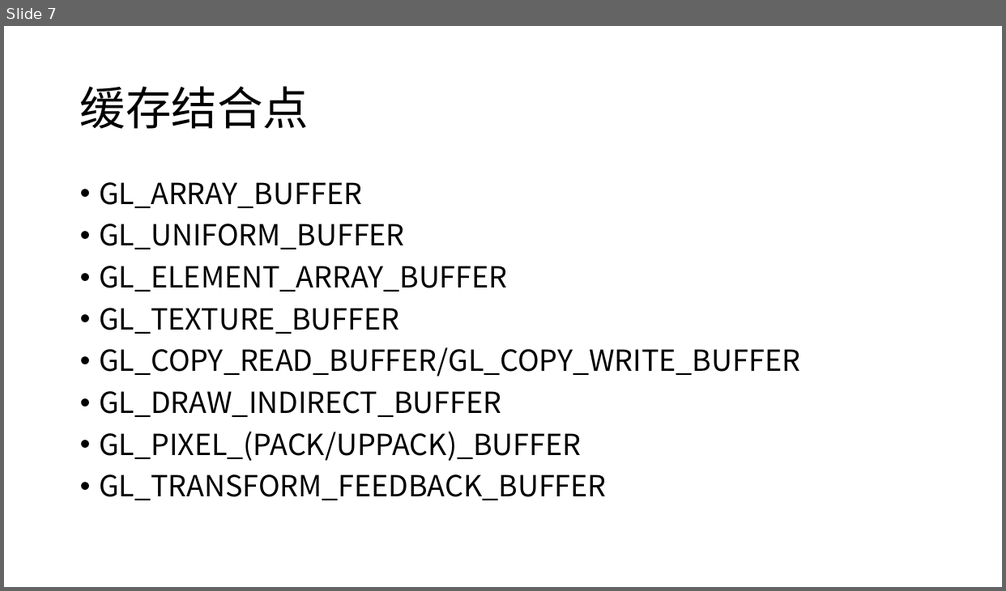
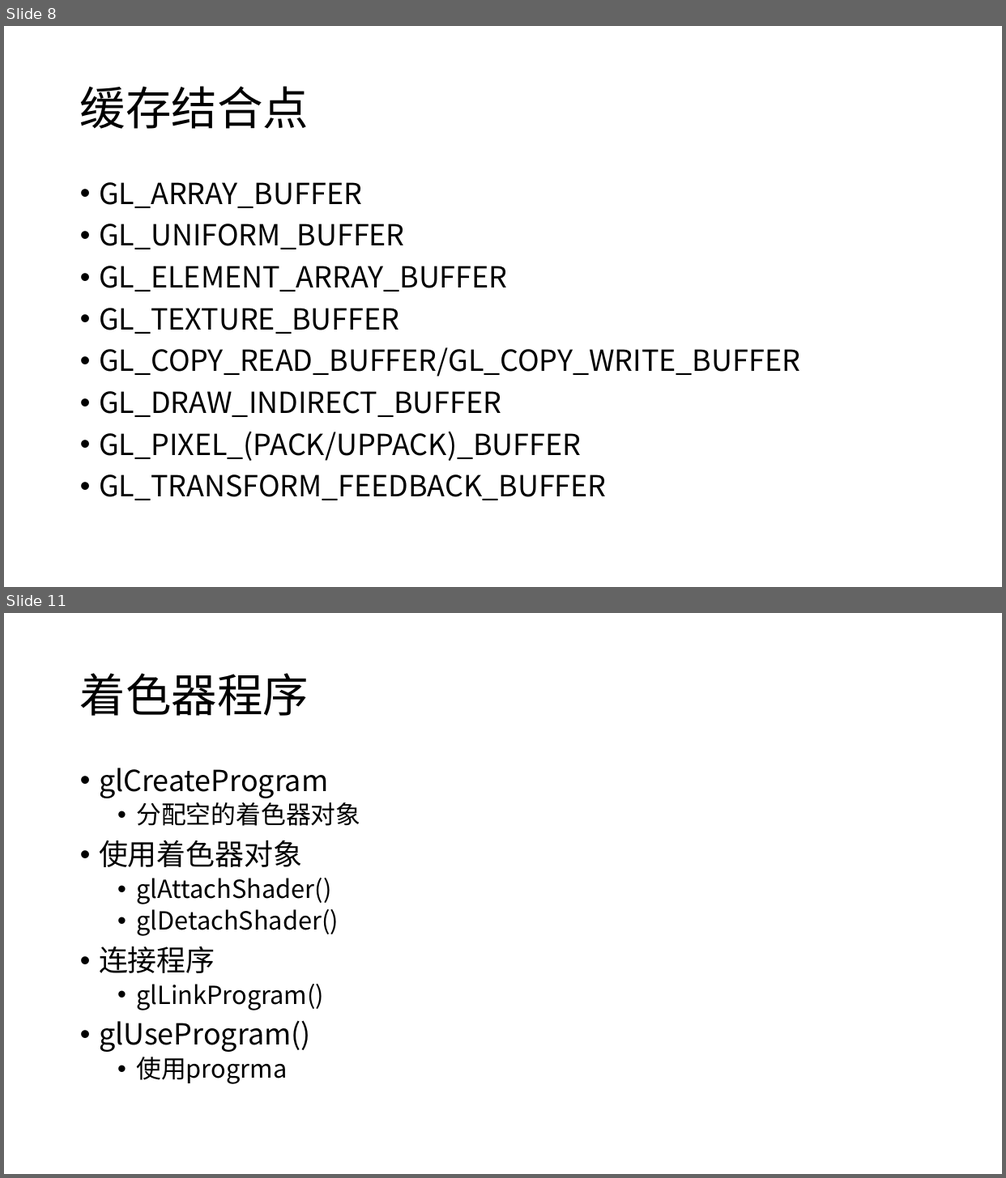
Before and after one commit to h8d9123/CSGamePhysicalEngine, a slide deck: doc/opengl.pptx. Shown one above the other, each under a label of ours: slide 7 before the commit, slides 8 and 11 after it; the slides between them are not shown. The pictures are 1006x591 and 1006x1178 pixels, drawn with LibreOffice and Linux fonts; fonts in the diff are those of the drawing. Boxes give left, top, right and bottom in pixels: in the first picture for what was removed or moved away, otherwise in the second. Text is boxed around its words. In the diff, an @@ line names an element or a change of style, - is before the commit and + after.

```diff
--- a/doc/opengl.pptx
+++ b/doc/opengl.pptx
@@ slide 11 added at box(4, 613, 1002, 1174), background #FFFFFF @@
@@ title added at box(80, 673, 309, 716), 44 pt, text #000000 @@
+着色器程序
@@ text added at box(99, 768, 360, 1084), 24 pt, text #000000 @@
+• glCreateProgram
+  • 分配空的着色器对象
+• 使用着色器对象
+  • glAttachShader()
+  • glDetachShader()
+• 连接程序
+  • glLinkProgram()
+• glUseProgram()
+  • 使用progrma
@@ what was slide 7 is now slide 8 @@
```
Also in this commit, not shown: 4 other slides added, 1 other file.
